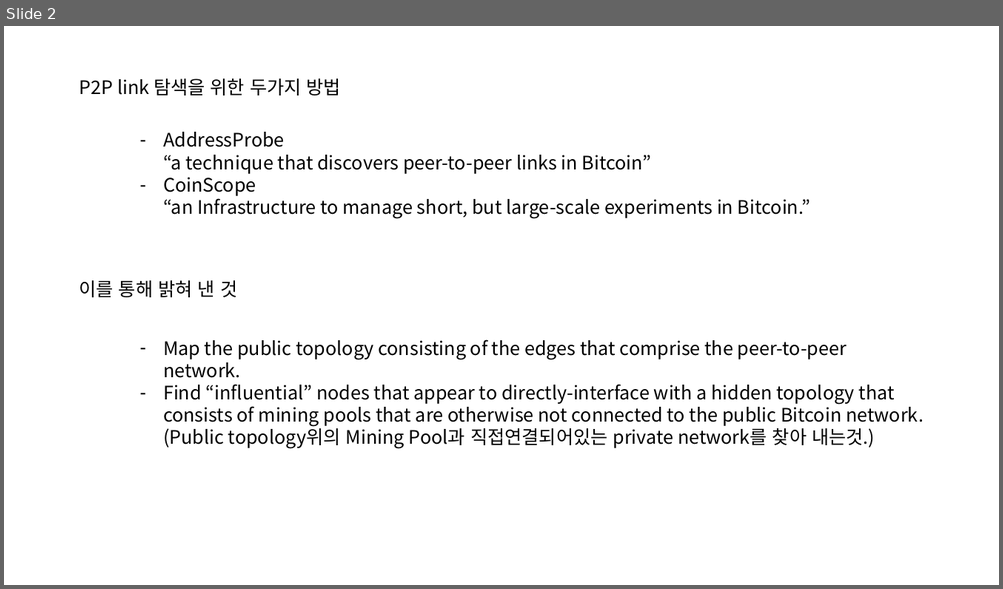
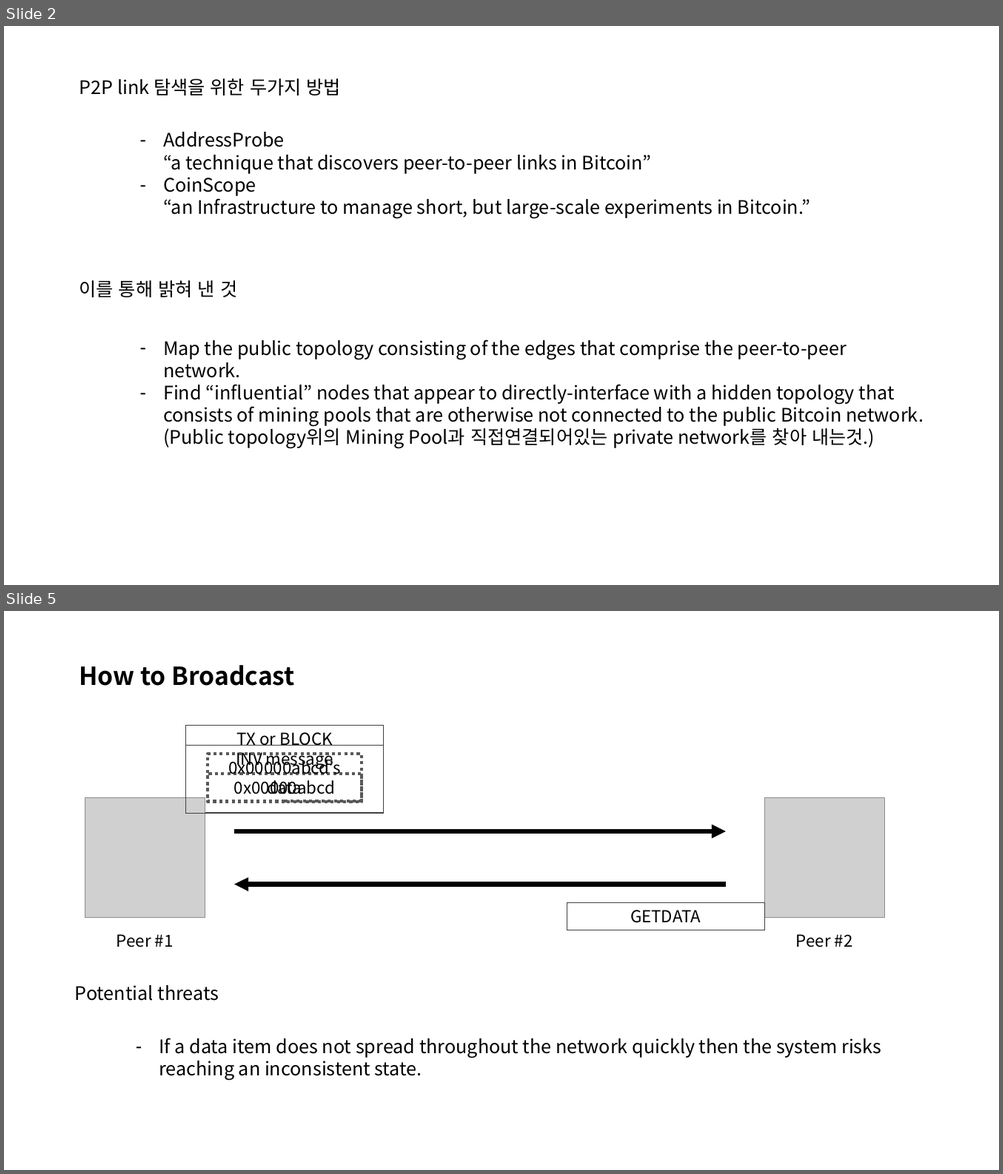
Before and after one commit to FelixSeol/paper, a slide deck: discovering/Discovering Bitcoin's Public topology.pptx. Shown one above the other, each under a label of ours: slide 2 before the commit, slides 2 and 5 after it; the slides between them are not shown. The pictures are 1003x589 and 1003x1174 pixels, drawn with LibreOffice and Linux fonts; fonts in the diff are those of the drawing; grey boxes stand for pictures. Boxes give left, top, right and bottom in pixels: in the first picture for what was removed or moved away, otherwise in the second. Text is boxed around its words. In the diff, an @@ line names an element or a change of style, - is before the commit and + after.

```diff
--- a/discovering/Discovering Bitcoin's Public topology.pptx
+++ b/discovering/Discovering Bitcoin's Public topology.pptx
@@ slide 5 added at box(4, 611, 999, 1170), background #FFFFFF @@
@@ text added at box(79, 665, 295, 686), 24 pt, text #000000, bold @@
+How to Broadcast
@@ rectangle added at box(186, 725, 384, 813), outline #404040 0.75 pt, 16 pt, text #000000 @@
+TX or BLOCK
@@ rectangle added at box(186, 745, 384, 813), outline #404040 0.75 pt, 16 pt, text #000000 @@
+INV message
@@ rectangle added at box(208, 755, 362, 802), outline #595959 3 pt dashed, 16 pt, text #000000 @@
+0x00000abcd’s data
@@ rectangle added at box(208, 774, 362, 801), outline #595959 3 pt dashed, 16 pt, text #000000 @@
+0x00000abcd
@@ picture added at box(85, 798, 205, 918) @@
@@ picture added at box(764, 798, 885, 918) @@
@@ arrow added from (235, 832) to (726, 832), #000000 4.5 pt @@
@@ arrow added from (726, 885) to (235, 885), #000000 4.5 pt @@
@@ rectangle added at box(566, 903, 764, 931), outline #404040 0.75 pt, 16 pt, text #000000 @@
+GETDATA
@@ text added at box(116, 934, 173, 948), 16 pt, text #000000 @@
+Peer #1
@@ text added at box(796, 934, 853, 948), 16 pt, text #000000 @@
+Peer #2
@@ text added at box(75, 985, 219, 1001), 18 pt, text #000000 @@
+Potential threats
@@ text added at box(159, 1038, 881, 1080), 18 pt, text #000000 @@
+– If a data item does not spread throughout the network quickly then the system risks reaching an inconsistent state.
```
Also in this commit, not shown: 1 slide changed, 4 other slides added, 1 other file.
